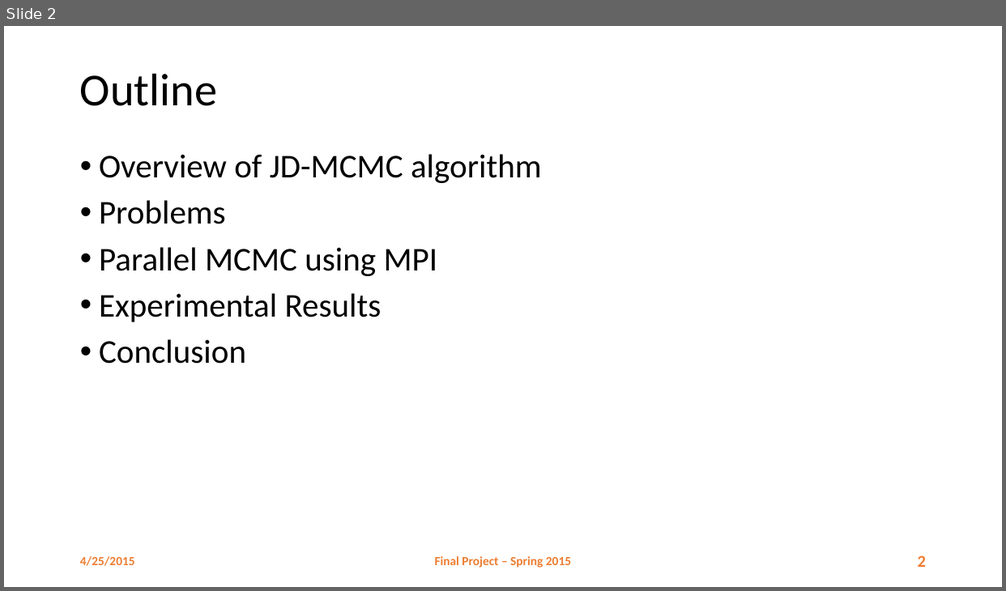
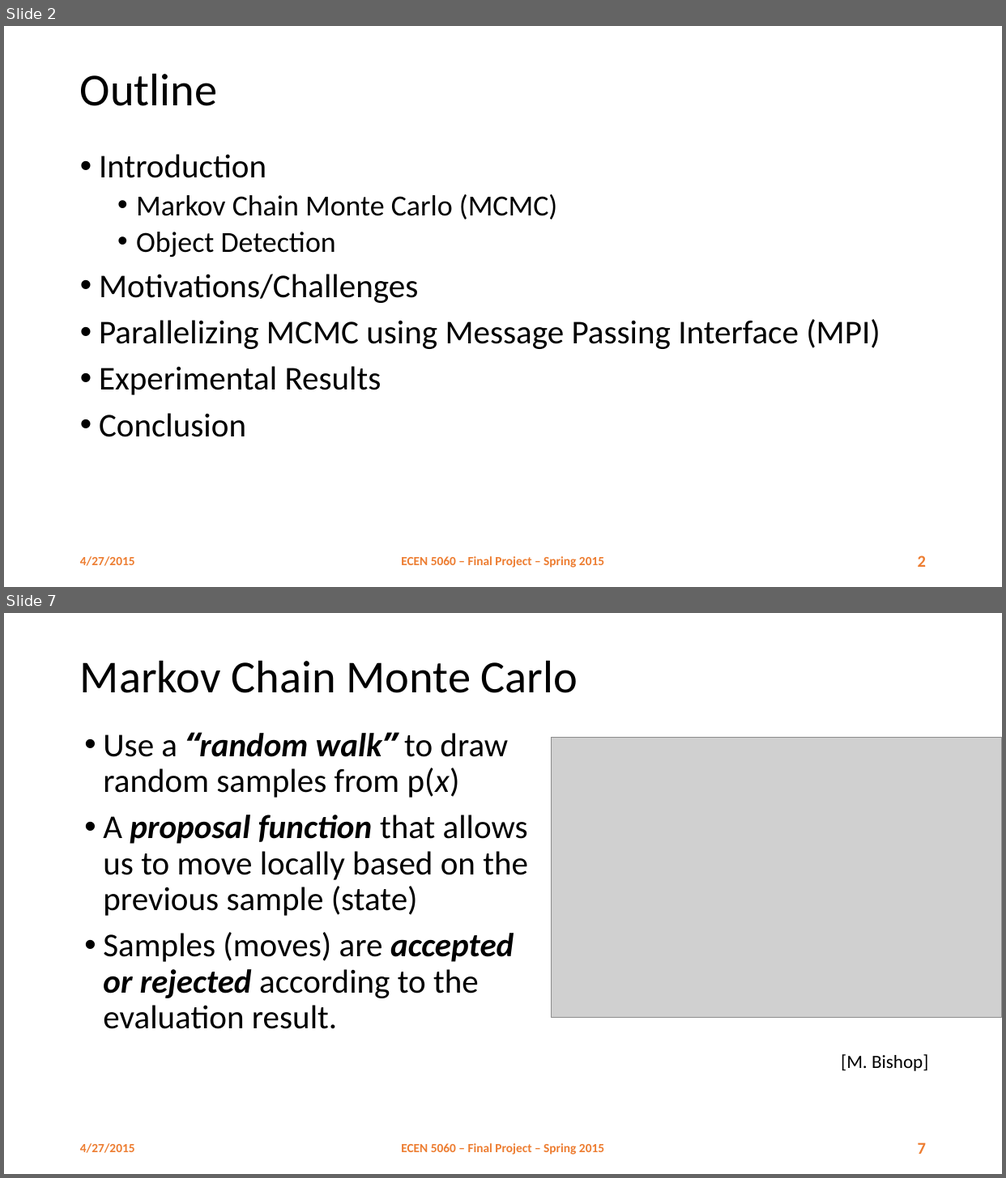
Before and after one commit to danhtuan/jdmcmc-mpi, a slide deck: report/Parallel MCMC.pptx. Shown one above the other, each under a label of ours: slide 2 before the commit, slides 2 and 7 after it; the slides between them are not shown. The pictures are 1006x591 and 1006x1178 pixels, drawn with LibreOffice and Linux fonts; fonts in the diff are those of the drawing; grey boxes stand for pictures; background and template pictures are left out. Boxes give left, top, right and bottom in pixels: in the first picture for what was removed or moved away, otherwise in the second. Text is boxed around its words. In the diff, an @@ line names an element or a change of style, - is before the commit and + after.

```diff
--- a/report/Parallel MCMC.pptx
+++ b/report/Parallel MCMC.pptx
@@ slide 7 added at bbox=[4, 613, 1002, 1174], background #FFFFFF @@
@@ title added at bbox=[80, 660, 577, 693], 44 pt, text #000000 @@
+Markov Chain Monte Carlo
@@ text added at bbox=[103, 732, 528, 1029], 32 pt, text #000000 @@
+• Use a “random walk” to draw random samples from p(x)
+• A proposal function that allows us to move locally based on the previous sample (state)
+• Samples (moves) are accepted or rejected according to the evaluation result.
@@ picture added at bbox=[552, 737, 1002, 1018] @@
@@ text added at bbox=[841, 1054, 928, 1071], 18 pt, text #000000 @@
+[M. Bishop]
@@ text added at bbox=[80, 1144, 135, 1153], 12 pt, text #ED7D31, bold @@
+4/27/2015
@@ text added at bbox=[401, 1144, 604, 1155], 12 pt, text #ED7D31, bold @@
+ECEN 5060 – Final Project – Spring 2015
@@ page number added at bbox=[918, 1143, 926, 1154], 16 pt, text #ED7D31, bold @@
+7
@@ slide 2 changed as well @@
@@ text at bbox=[99, 154, 880, 349]: text changed @@
-• Overview of JD-MCMC algorithm
-• Problems
-• Parallel MCMC using MPI
+• Introduction
+  • Markov Chain Monte Carlo (MCMC)
+  • Object Detection
+• Motivations/Challenges
+• Parallelizing MCMC using Message Passing Interface (MPI)
@@ text at bbox=[80, 557, 135, 566]: text changed @@
-4/25/2015
+4/27/2015
@@ text at bbox=[401, 557, 604, 568]: text changed @@
-Final Project – Spring 2015
+ECEN 5060 – Final Project – Spring 2015
```
Also in this commit, not shown: 2 other slides changed, 15 other slides added.
